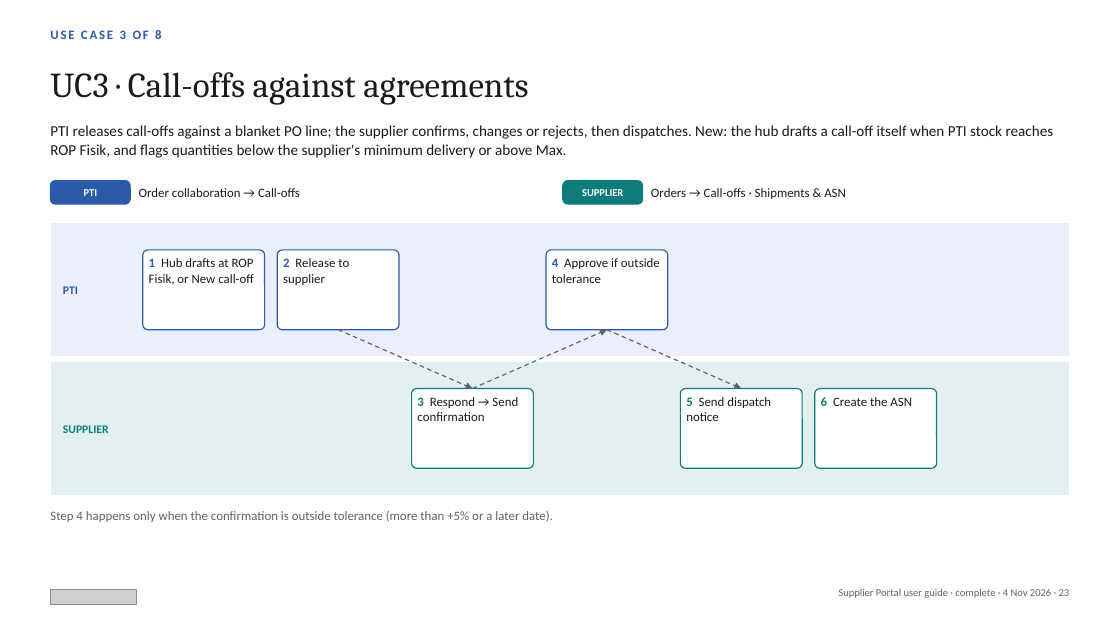
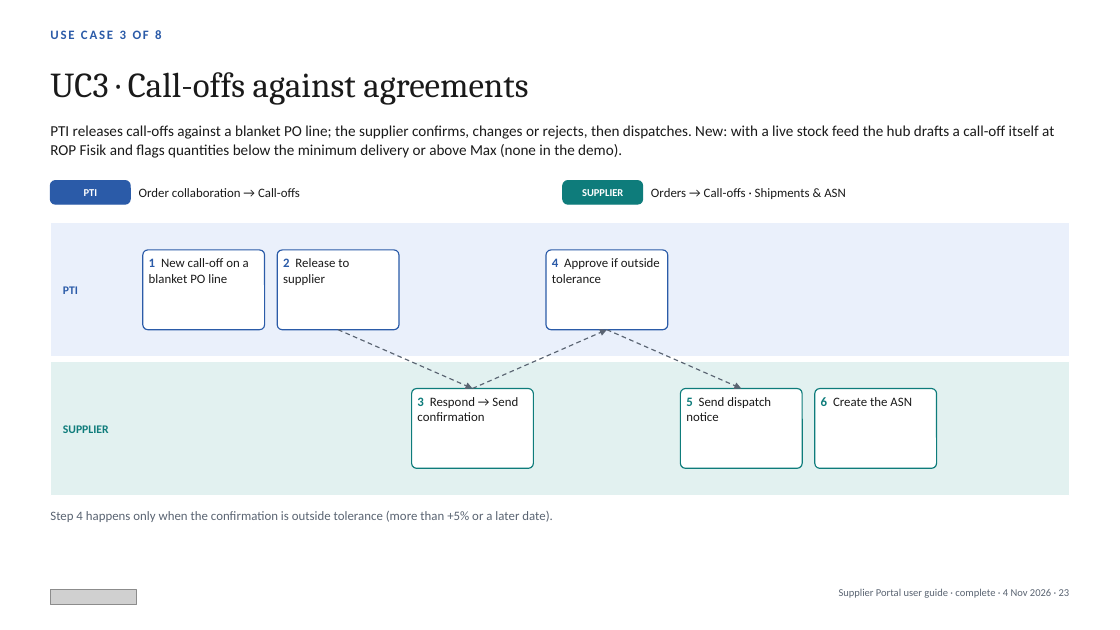
Before and after one commit to javal999/paragon-supplier-portal, a slide deck: slide 23 of docs/supplier-hub/user-guide/Paragon-Supplier-Portal-User-Guide.pptx. Drawn at 1120x630 pixels with LibreOffice and Linux fonts; fonts in the diff are those of the drawing; grey boxes stand for pictures. Boxes give left, top, right and bottom in pixels: in the first picture for what was removed or moved away, otherwise in the second. Text is boxed around its words. In the diff, an @@ line names an element or a change of style, - is before the commit and + after.

```diff
--- a/docs/supplier-hub/user-guide/Paragon-Supplier-Portal-User-Guide.pptx
+++ b/docs/supplier-hub/user-guide/Paragon-Supplier-Portal-User-Guide.pptx
@@ text at [50, 125, 1054, 158]: text changed @@
-PTI releases call-offs against a blanket PO line; the supplier confirms, changes or rejects, then dispatches. New: the hub drafts a call-off itself when PTI stock reaches ROP Fisik, and flags quantities below the supplier's minimum delivery or above Max.
+PTI releases call-offs against a blanket PO line; the supplier confirms, changes or rejects, then dispatches. New: with a live stock feed the hub drafts a call-off itself at ROP Fisik and flags quantities below the minimum delivery or above Max (none in the demo).
@@ text at [149, 258, 249, 283]: text changed @@
-1 Hub drafts at ROP Fisik, or New call-off
+1 New call-off on a blanket PO line
```
Also in this commit, not shown: 36 other slides changed, 40 other files.
